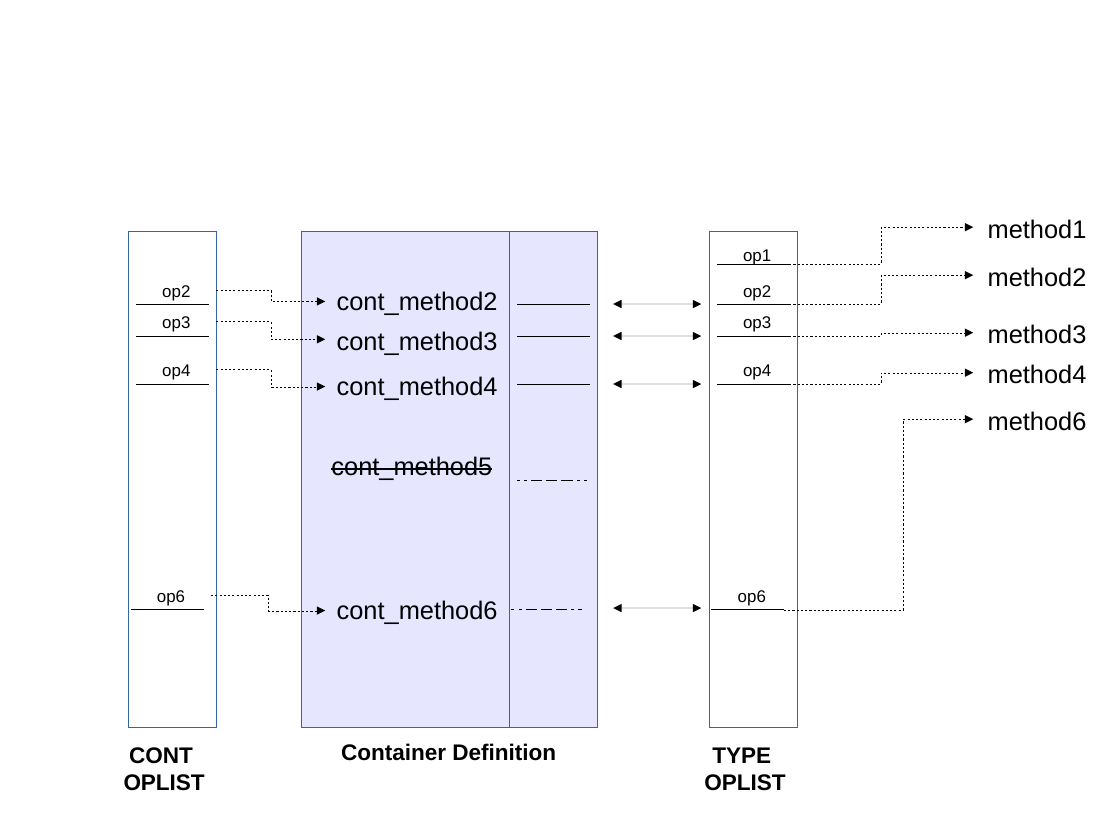
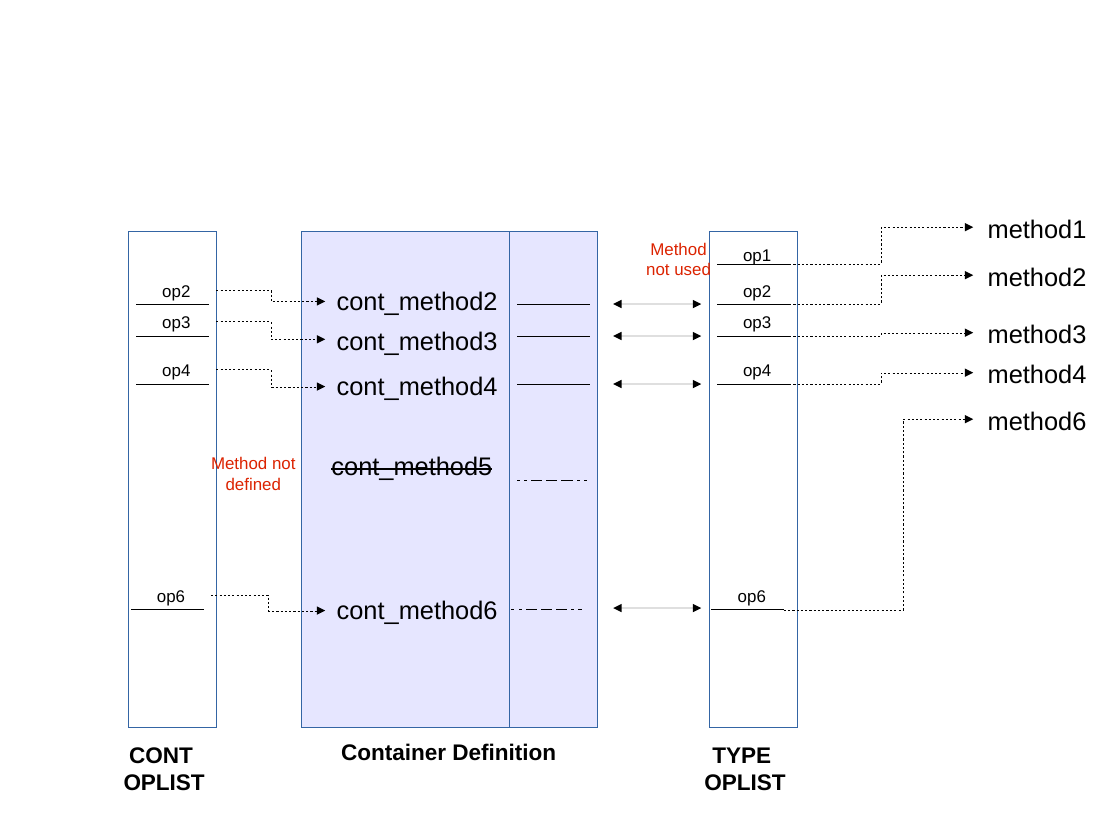
Before and after one commit to P-p-H-d/mlib, a slide deck: slide 1 of doc/oplist.odp. Drawn at 1120x840 pixels with LibreOffice and Linux fonts; fonts in the diff are those of the drawing. Boxes give left, top, right and bottom in pixels: in the first picture for what was removed or moved away, otherwise in the second. Text is boxed around its words. In the diff, an @@ line names an element or a change of style, - is before the commit and + after.

```diff
--- a/doc/oplist.odp
+++ b/doc/oplist.odp
@@ text added at (x1=646, y1=242, x2=711, y2=279), 12 pt, text #DC2300 @@
+Method not used
@@ text added at (x1=211, y1=456, x2=295, y2=490), 12 pt, text #DC2300 @@
+Method not defined
```
Also in this commit, not shown: 1 slide added, 1 other file.
